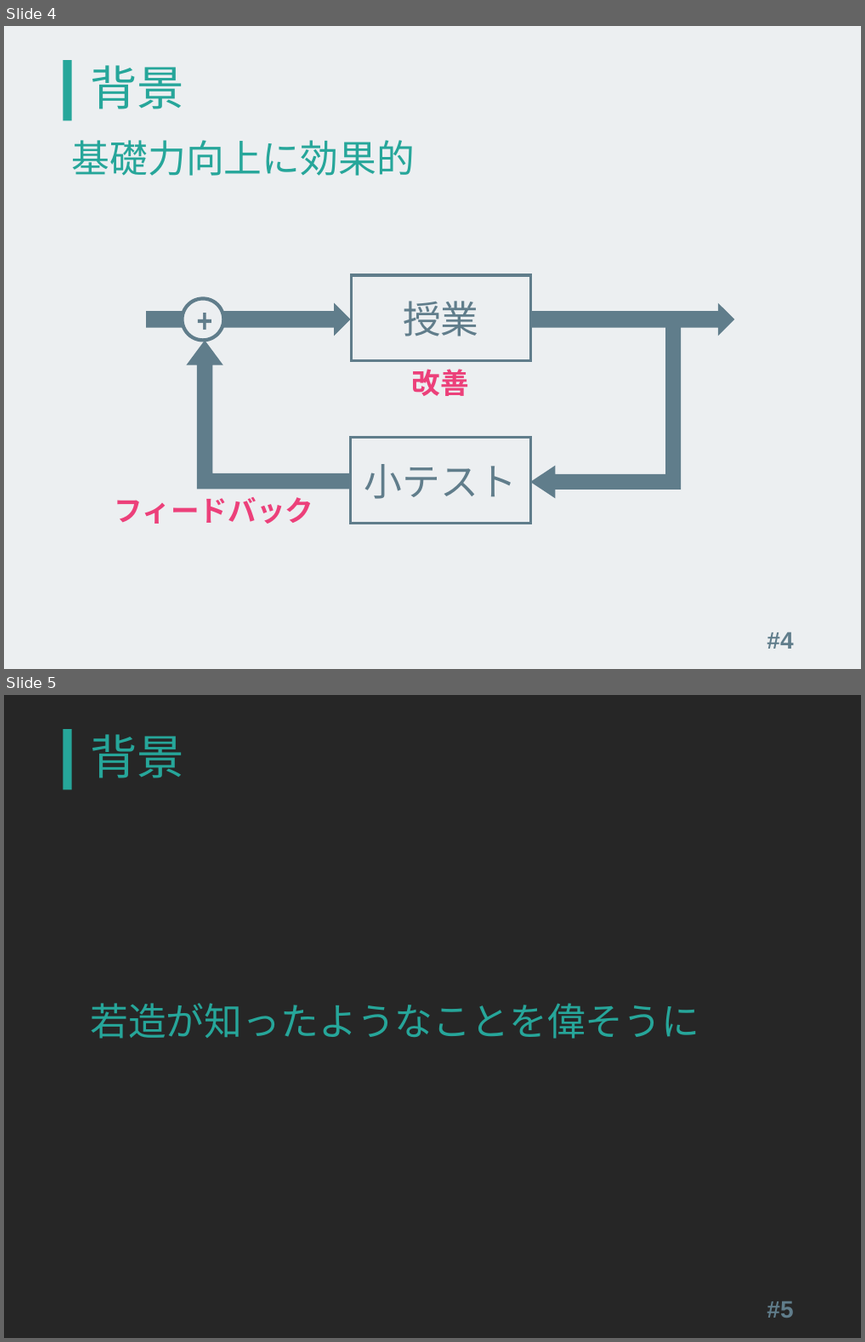
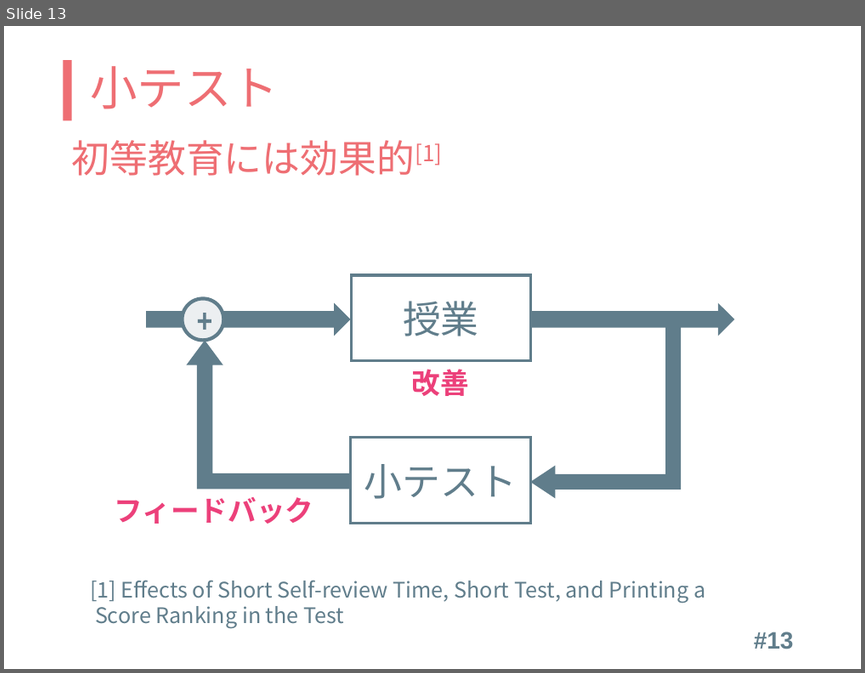
Before and after one commit to kinc-shinshu/smat-presentation, a slide deck: slide.pptx. Shown one above the other, each under a label of ours: slides 4 and 5 before the commit, slide 13 after it. The pictures are 865x1342 and 865x673 pixels, drawn with LibreOffice and Linux fonts; fonts in the diff are those of the drawing. Boxes give left, top, right and bottom in pixels: in the first picture for what was removed or moved away, otherwise in the second. Text is boxed around its words. In the diff, an @@ line names an element or a change of style, - is before the commit and + after.

```diff
--- a/slide.pptx
+++ b/slide.pptx
@@ slide 5 removed at <box>4,695,861,1338</box>, background #262626; not listed: 1 template element that a slide beside it also shows @@
@@ title removed at <box>91,734,185,778</box> @@
-背景
@@ text removed at <box>90,1003,699,1038</box> @@
-若造が知ったようなことを偉そうに
@@ page number removed at <box>766,1301,793,1317</box> @@
-#5
@@ what was slide 4 is now slide 13 @@
@@ slide 13 changed as well @@
@@ background #ECEFF1 to #FFFFFF @@
@@ rectangle at <box>64,60,72,121</box>: fill #26A69A to #EE6E73 @@
@@ title at <box>91,66,279,109</box>: text changed; text colour #26A69A to #EE6E73 @@
-背景
+小テスト
@@ text at <box>72,140,442,176</box>: text changed; text colour #26A69A to #EE6E73 @@
-基礎力向上に効果的
+初等教育には効果的[1]
@@ text added at <box>90,579,705,628</box>, 18 pt, text #607D8B @@
+[1] Effects of Short Self-review Time, Short Test, and Printing a
+Score Ranking in the Test
@@ page number at <box>754,631,794,649</box>: text changed @@
-#4
+#13
```
Also in this commit, not shown: 10 other slides changed, 16 slides added, 14 other slides removed, 1 other file.
